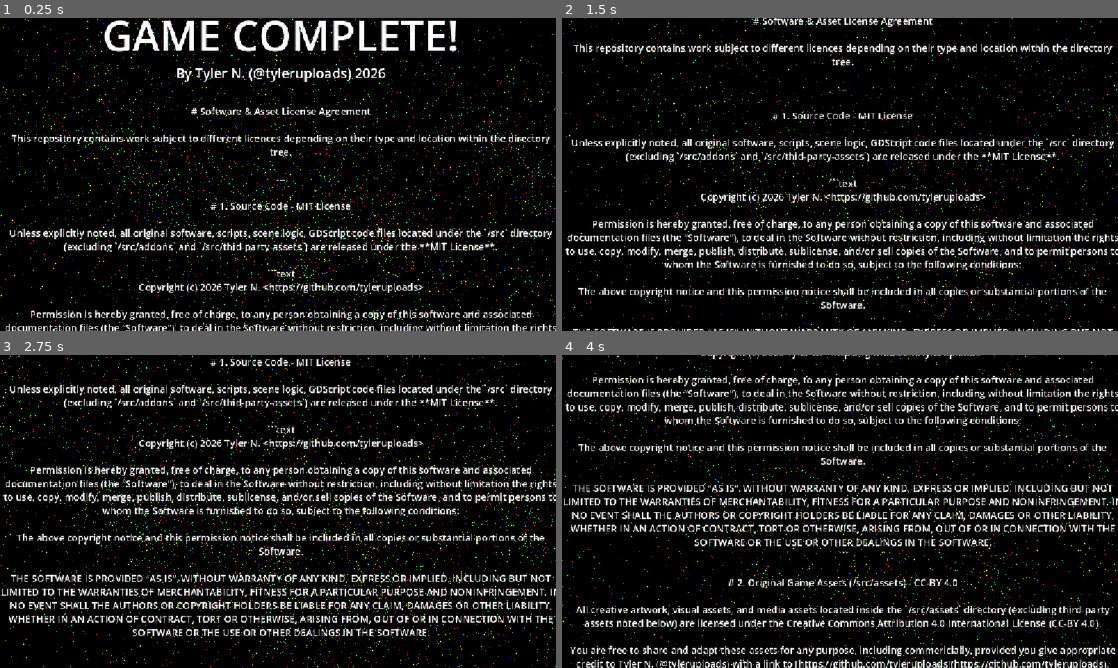
Above: before the commit, frames 1-4 (two rows, left to right).
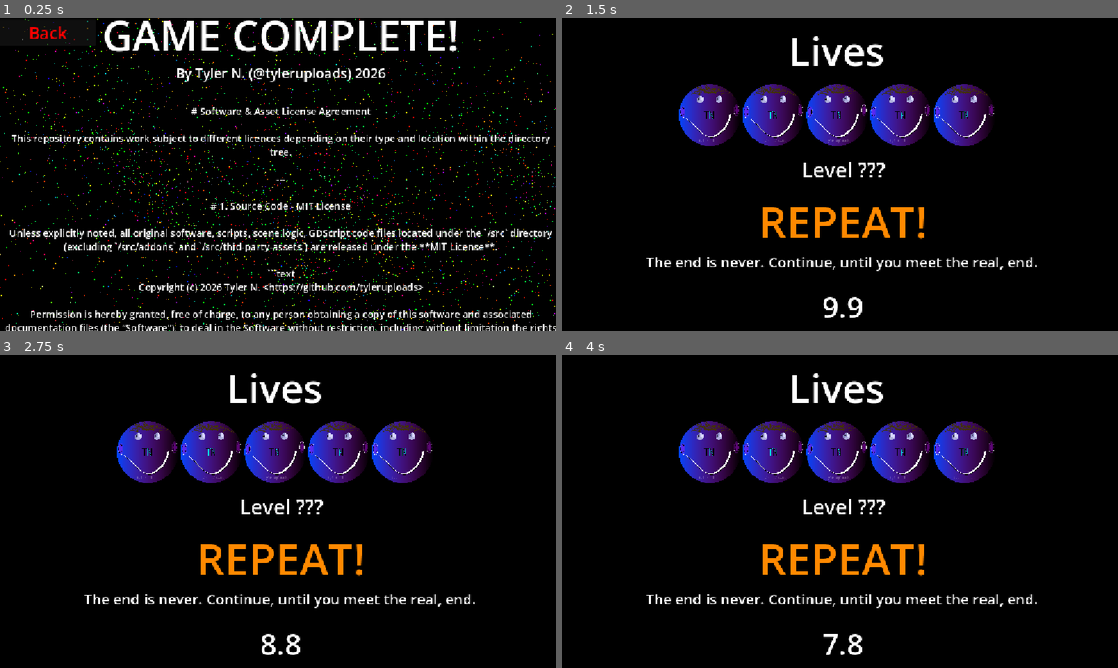
Above: after the commit, the same moments.

Repository: tyleruploads/code-ware
Game: Godot game, scene res://Scenes/finish_screen.tscn
Two runs of this game, one before a commit and one after it. Both use one fixed random seed, a clock stepped at 60 frames per second and the inputs below. This scene is started directly instead of the project's main scene.
Inputs (mouse positions are in pixels of both pictures, inside the frame that each line leads up to):
- Up to frame 1 (0.25 s): no input
- Up to frame 2 (1.5 s): click (612, 33) at 0.5 s, where only the run after the commit has a clickable "Back"; click (845, 165) at 1.25 s, where only the run after the commit has a clickable "Start Game"
- Up to frame 3 (2.75 s): tap Enter (ui_accept) at 2, 2.27 s; move the mouse to (400, 495) at 2.02 s; hold Right (ui_right) from 2.03 s (still down); tap Alt at 2.1 s; click (400, 495) at 2.17 s
- Up to frame 4 (4 s): move the mouse to (728, 527) at 2.77 s; tap Shift at 2.85 s; tap Enter (ui_accept) at 3.02 s; move the mouse to (895, 442) at 3.52 s; release Right (ui_right) at 3.53 s; hold Left (ui_left) from 3.53 s (still down); tap Alt at 3.6 s

The runs differ from the first frame. In frame 1, 0.2% of the frame differs, in the area x 0-16%, y 0-9%; in frame 2, 21%; in frame 3, 24%; in frame 4, 26%, in the area x 0-100%, y 0-100%.

Commit message:
Update finish and death screen, allow users to go back to main menu after winning, make global variable names related to resetting more understandable, add back buttons to scenes, and update death.txt to reflect the real death text

Diff:
--- a/src/Scenes/continue_button.gd
+++ b/src/Scenes/continue_button.gd
@@ -1,7 +1,7 @@
 extends TextureButton
 
 func _pressed() -> void:
-	Global.reset = true;
+	Global.reset_after_death = true;
 
 	hide()
 	await get_tree().create_timer(3).timeout
--- a/src/Scenes/credits_container.gd
+++ b/src/Scenes/credits_container.gd
@@ -43,3 +43,8 @@
 
 	# Restart this function!
 	tween.tween_callback(start_loop)
+
+
+func _on_back_pressed() -> void:
+	Global.reset_after_death = true
+	get_tree().change_scene_to_file("res://Scenes/title_screen.tscn")
--- a/src/Scenes/death_scene.tscn
+++ b/src/Scenes/death_scene.tscn
@@ -147,7 +147,7 @@
 size_flags_vertical = 3
 bbcode_enabled = true
 text = "[center][font_size=86]DEATH[/font_size][/center]
-[center][font_size=28]By ???[/font_size][/center]
+[center][font_size=28]By Many[/font_size][/center]
 
 [center][font_size=30]This is... not... the end[/font_size][/center]
 
--- a/src/Scenes/finish_screen.tscn
+++ b/src/Scenes/finish_screen.tscn
@@ -186,3 +186,15 @@
 
 [node name="Node" type="Node" parent="." unique_id=257383412]
 script = ExtResource("3_5dik1")
+
+[node name="Back" type="Button" parent="." unique_id=1183464669]
+custom_minimum_size = Vector2(200, 50)
+offset_left = -1.0
+offset_top = 3.0
+offset_right = 199.0
+offset_bottom = 58.0
+theme_override_colors/font_color = Color(1, 0, 0, 1)
+theme_override_font_sizes/font_size = 34
+text = "Back"
+
+[connection signal="pressed" from="Back" to="CreditsContainer" method="_on_back_pressed"]
--- a/src/Scenes/level_screen.gd
+++ b/src/Scenes/level_screen.gd
@@ -14,9 +14,17 @@
 
 func _ready() -> void:
 	# Handle resets
-	if Global.reset == true:
+
+	if Global.full_reset == true:
+		Global.reset = false
+		Global.full_reset = false
+
+		Global.minigames_done = 1
+		Global.lives = 5
+
+	if Global.reset_after_death == true:
 		# First, change it back to false so this doesn't happen each time after first reset
-		Global.reset = false
+		Global.reset_after_death = false
 
 		level.text = "Level ???"
 		prompt.text = "REPEAT!"
--- a/src/death_container.gd
+++ b/src/death_container.gd
@@ -1,6 +1,6 @@
 extends Control
 
-@export var scroll_speed: float = 150.0 # PPS (Pixels Per Second)
+@export var scroll_speed: float = 300.0 # PPS (Pixels Per Second)
 @export var start_delay: float = 5.0
 
 @onready var label = $VBoxContainer/RichTextLabel
--- a/src/scripts/global/Global.gd
+++ b/src/scripts/global/Global.gd
@@ -3,7 +3,8 @@
 var minigames_done = 0
 var lives = 5
 var minigames_until_end = 2
-var reset: bool = false # When it is time to restart, set to true
+var reset_after_death: bool = false # When it is time to restart, set to true
+var full_reset: bool = false # Actual reset, without the fluff
 
 # Called when the node enters the scene tree for the first time.
 func _ready() -> void:
Not shown, changed: src/death.txt
